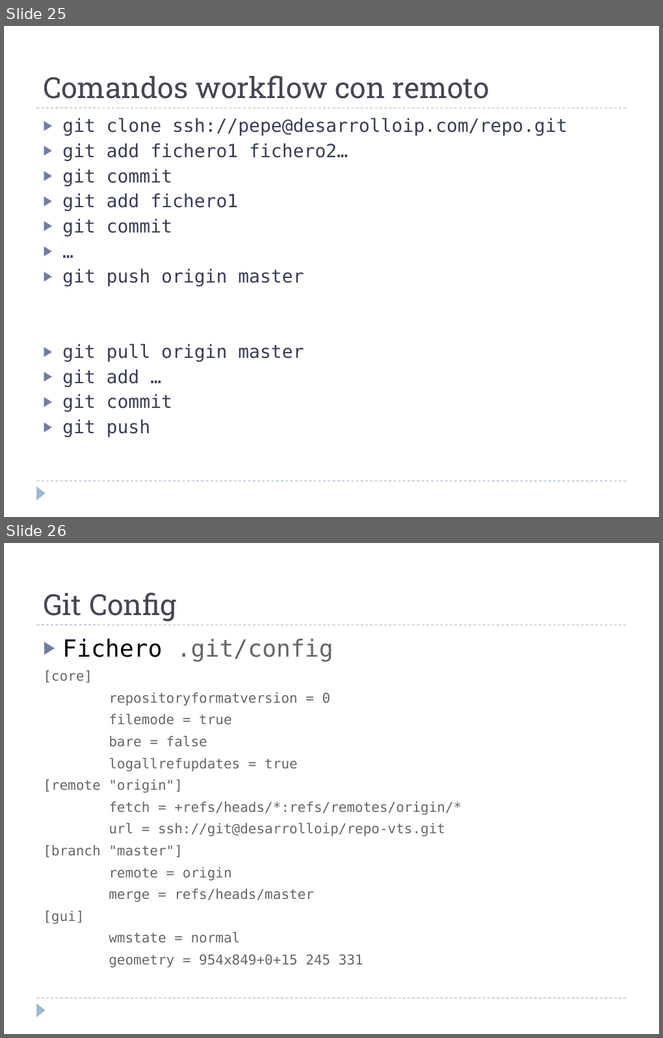
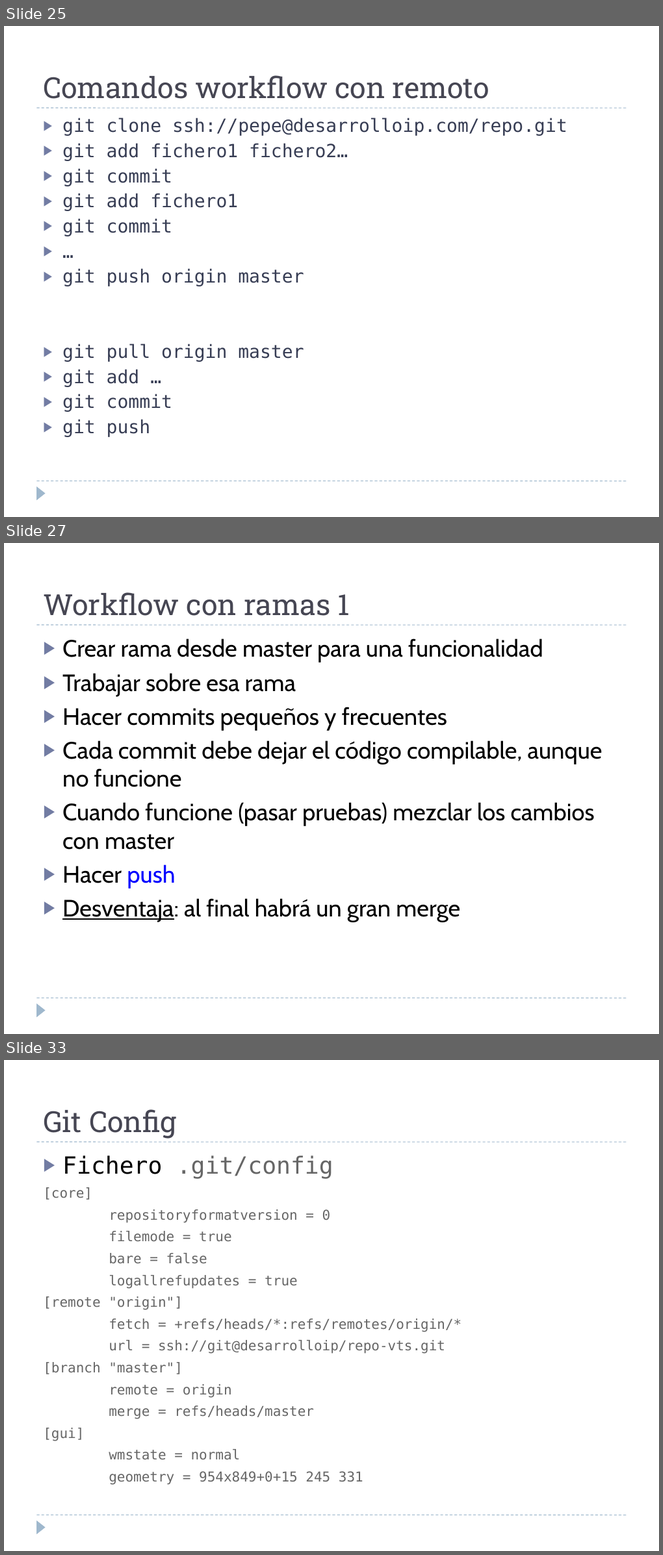
Before and after one commit to martina-if/curso_git, a slide deck: GIT.ppt. Shown one above the other, each under a label of ours: slides 25 and 26 before the commit, slides 25, 27 and 33 after it; the slides between them are not shown. The pictures are 663x1038 and 663x1555 pixels, drawn with LibreOffice and Linux fonts; fonts in the diff are those of the drawing. Boxes give left, top, right and bottom in pixels: in the first picture for what was removed or moved away, otherwise in the second. Text is boxed around its words. In the diff, an @@ line names an element or a change of style, - is before the commit and + after.

```diff
--- a/GIT.ppt
+++ b/GIT.ppt
@@ slide 27 added at (x1=4, y1=543, x2=659, y2=1034), background #FFFFFF; not listed: 3 template elements that a slide beside it also shows @@
@@ text added at (x1=43, y1=592, x2=350, y2=616), 32 pt, text #464653 @@
+Workflow con ramas 1
@@ text added at (x1=62, y1=639, x2=603, y2=923), 26 pt, text #000000 @@
+▶ Crear rama desde master para una funcionalidad
+▶ Trabajar sobre esa rama
+▶ Hacer commits pequeños y frecuentes
+▶ Cada commit debe dejar el código compilable, aunque no funcione
+▶ Cuando funcione (pasar pruebas) mezclar los cambios con master
+▶ Hacer push
+▶ Desventaja: al final habrá un gran merge
@@ what was slide 26 is now slide 33 @@
```
Also in this commit, not shown: 4 slides changed, 6 other slides added.
